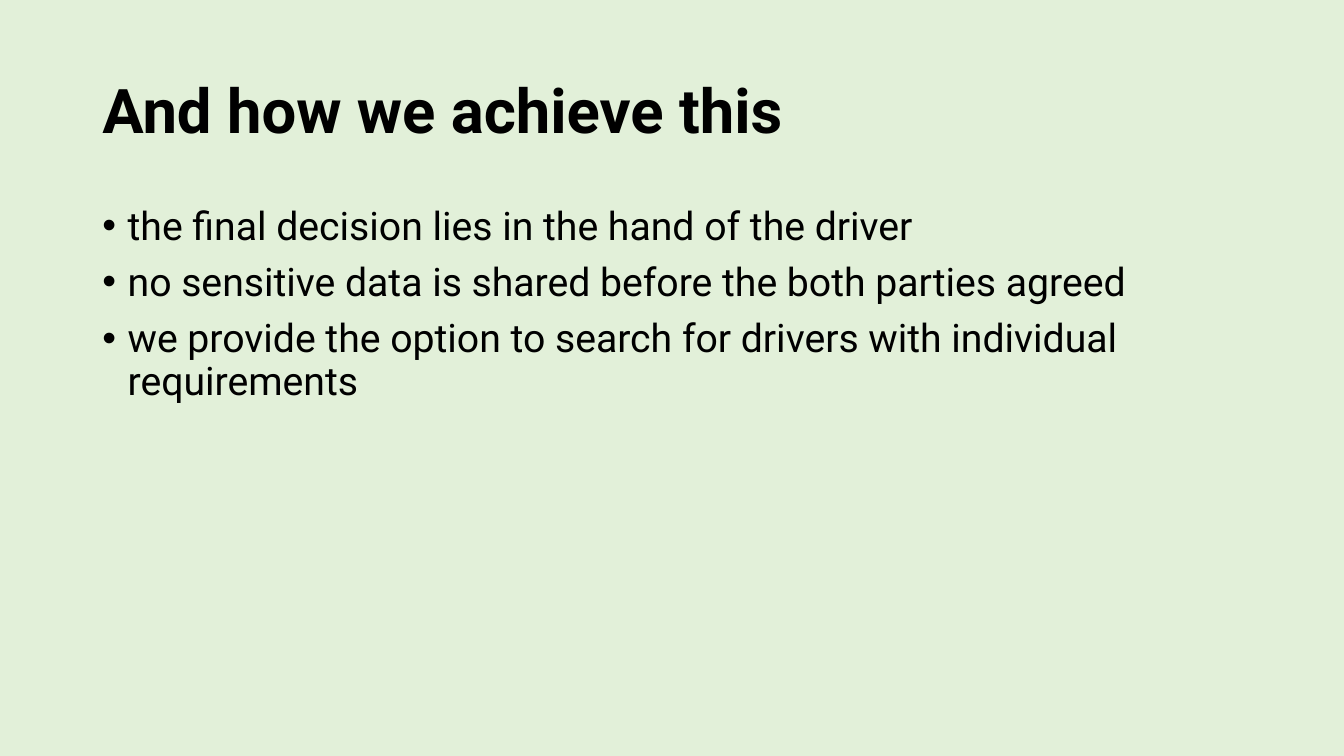
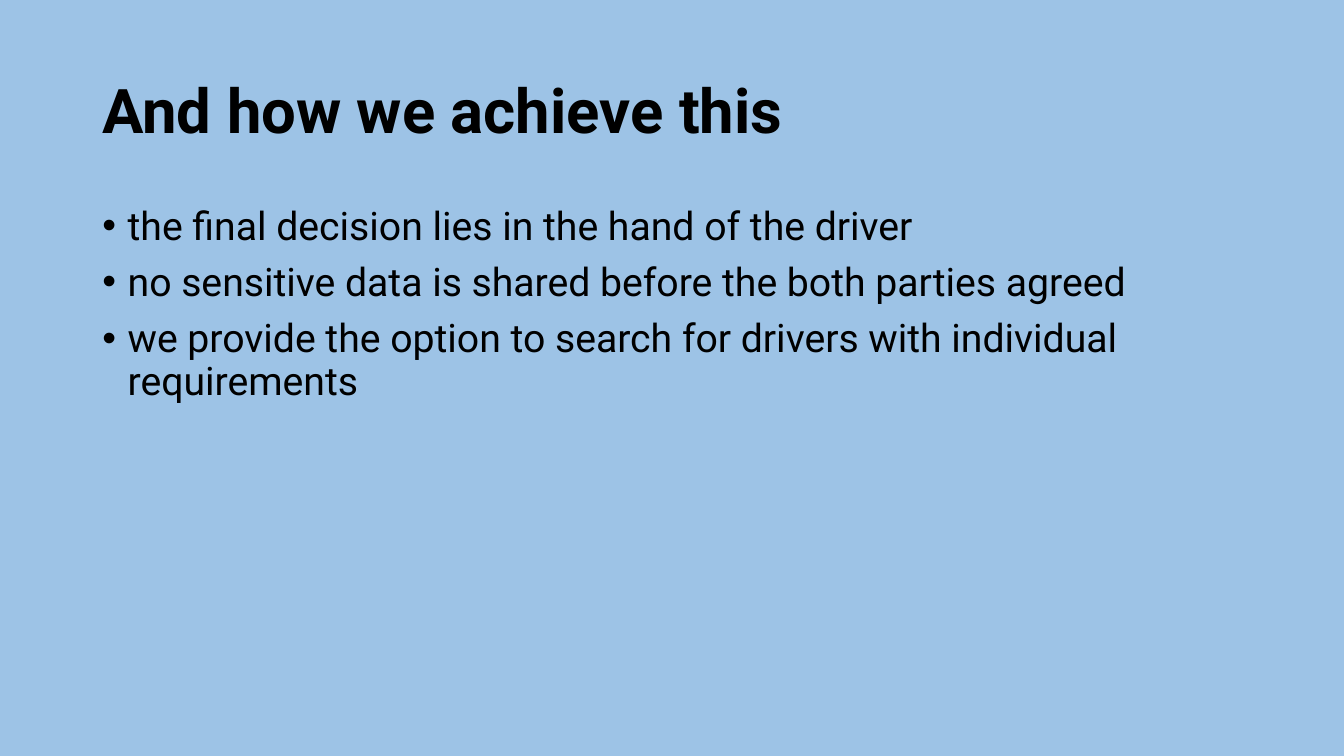
Before and after one commit to lumagician/dachfenster, a slide deck: slide 6 of static/dachfenster-pitch.pptx (slide 5 before the commit). Drawn at 1344x756 pixels with LibreOffice and Linux fonts; fonts in the diff are those of the drawing. Boxes give left, top, right and bottom in pixels: in the first picture for what was removed or moved away, otherwise in the second. Text is boxed around its words. In the diff, an @@ line names an element or a change of style, - is before the commit and + after.

```diff
--- a/static/dachfenster-pitch.pptx
+++ b/static/dachfenster-pitch.pptx
@@ background #E2F0D9 to #9DC3E6 @@
```
Also in this commit, not shown: 7 other slides changed, 1 slide added.
